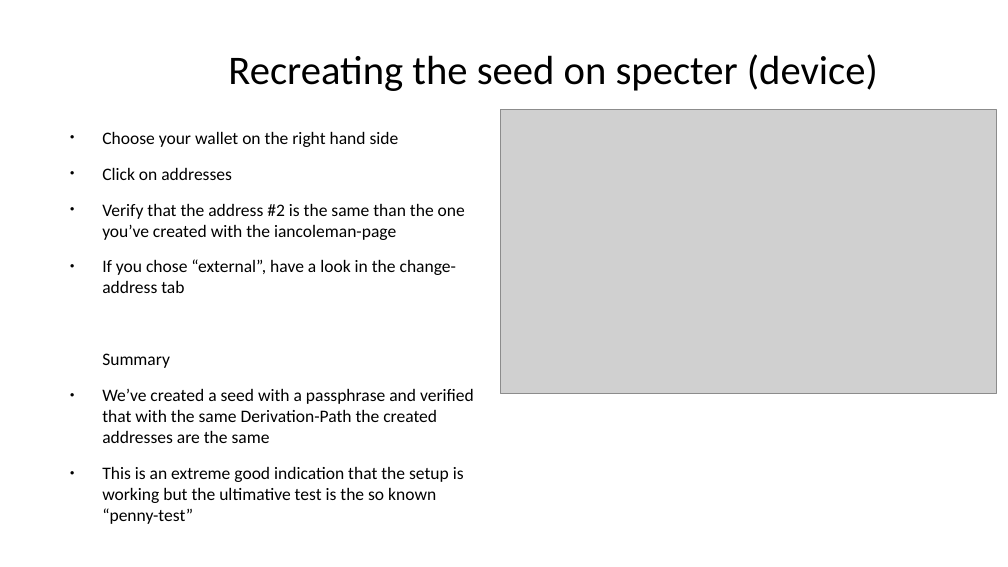
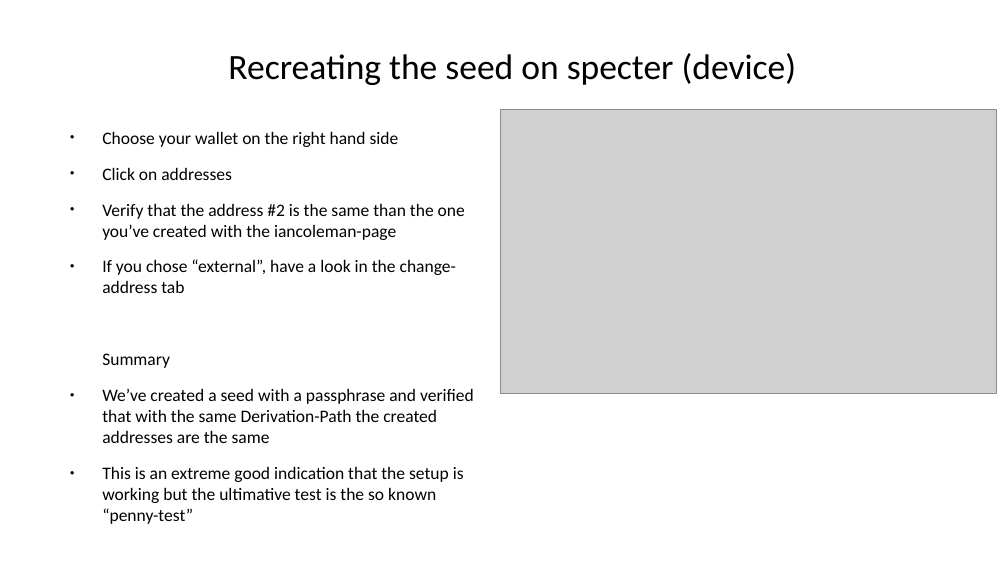
Before and after one commit to cryptoadvance/specter-education, a slide deck: slide 8 of content/bitcoin201/02_Seeds-and-HD-wallets.odp. Drawn at 1008x567 pixels with LibreOffice and Linux fonts; fonts in the diff are those of the drawing; grey boxes stand for pictures. Boxes give left, top, right and bottom in pixels: in the first picture for what was removed or moved away, otherwise in the second. Text is boxed around its words. In the diff, an @@ line names an element or a change of style, - is before the commit and + after.

```diff
--- a/content/bitcoin201/02_Seeds-and-HD-wallets.odp
+++ b/content/bitcoin201/02_Seeds-and-HD-wallets.odp
@@ title "Recreating the seed on specter ..." at (228, 53, 797, 85): size 32 to 28 pt @@
```
Also in this commit, not shown: 3 other slides changed, 3 other files.
